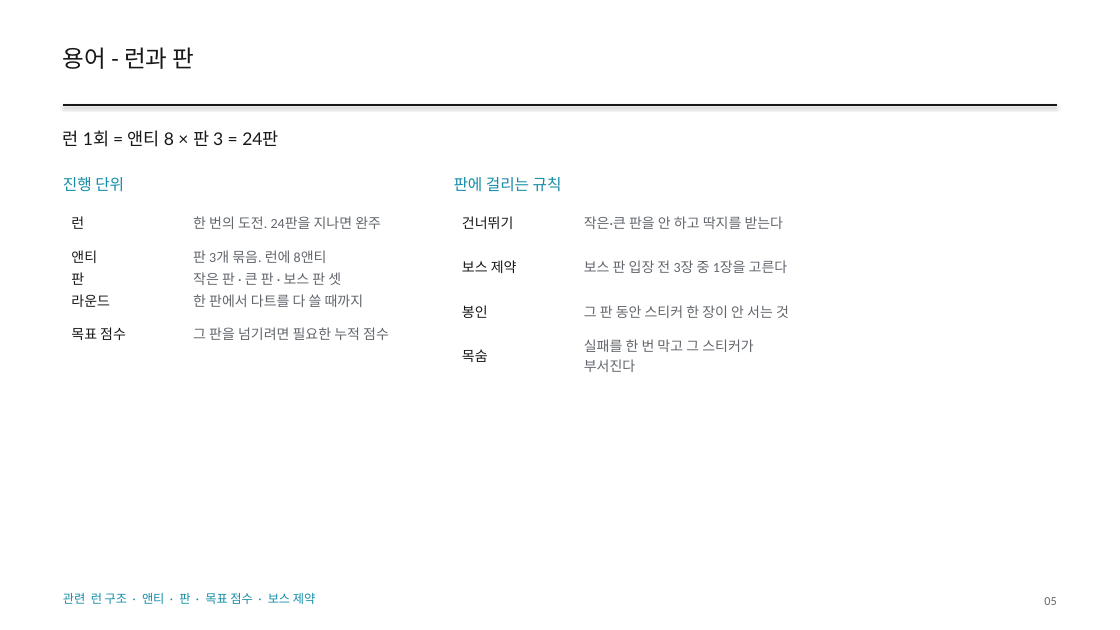
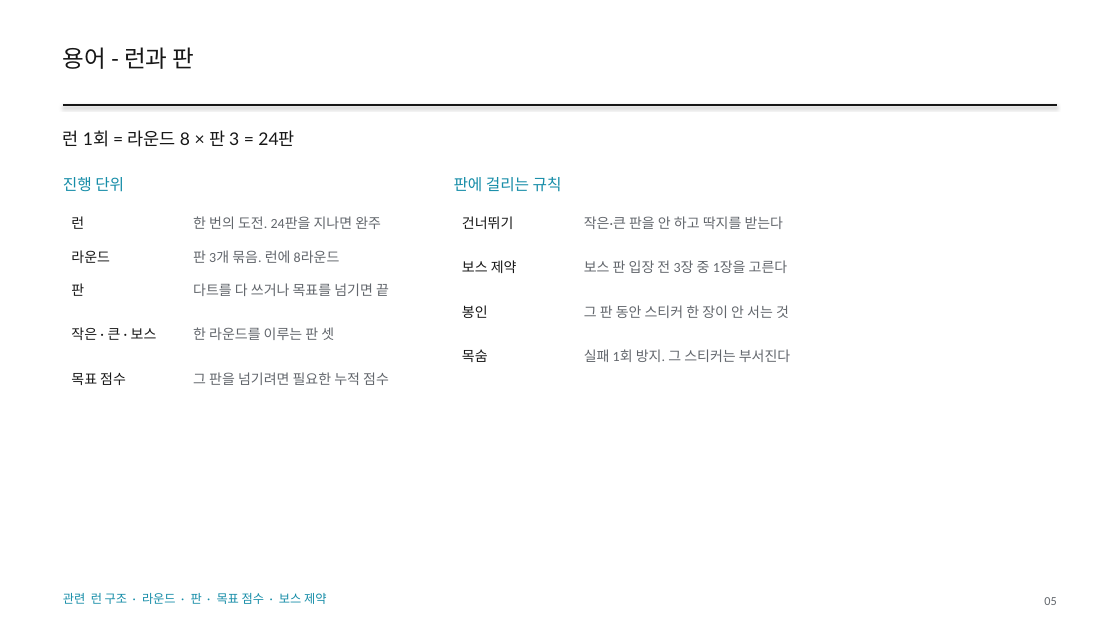
Before and after one commit to GGbong69/test-03, a slide deck: slide 5 of docs/HIGHTONE_기획서.pptx. Drawn at 1120x630 pixels with LibreOffice and Linux fonts; fonts in the diff are those of the drawing. Boxes give left, top, right and bottom in pixels: in the first picture for what was removed or moved away, otherwise in the second. Text is boxed around its words. In the diff, an @@ line names an element or a change of style, - is before the commit and + after.

```diff
--- a/docs/HIGHTONE_기획서.pptx
+++ b/docs/HIGHTONE_기획서.pptx
@@ text at <box>63,130,294,147</box>: text changed @@
-런 1회 = 앤티 8 × 판 3 = 24판
+런 1회 = 라운드 8 × 판 3 = 24판
@@ table at <box>63,200,408,400</box> @@
-row 2, column 1: 앤티
+row 2, column 1: 라운드
-row 2, column 2: 판 3개 묶음. 런에 8앤티
+row 2, column 2: 판 3개 묶음. 런에 8라운드
-row 3, column 2: 작은 판 · 큰 판 · 보스 판 셋
+row 3, column 2: 다트를 다 쓰거나 목표를 넘기면 끝
-row 4, column 1: 라운드
+row 4, column 1: 작은 · 큰 · 보스
-row 4, column 2: 한 판에서 다트를 다 쓸 때까지
+row 4, column 2: 한 라운드를 이루는 판 셋
@@ table at <box>454,200,798,378</box> @@
-row 4, column 2: 실패를 한 번 막고 그 스티커가 부서진다
+row 4, column 2: 실패 1회 방지. 그 스티커는 부서진다
@@ text at <box>63,593,326,604</box>: text changed @@
-관련 런 구조 · 앤티 · 판 · 목표 점수 · 보스 제약
+관련 런 구조 · 라운드 · 판 · 목표 점수 · 보스 제약
```
Also in this commit, not shown: 37 other slides changed, 2 other files.
